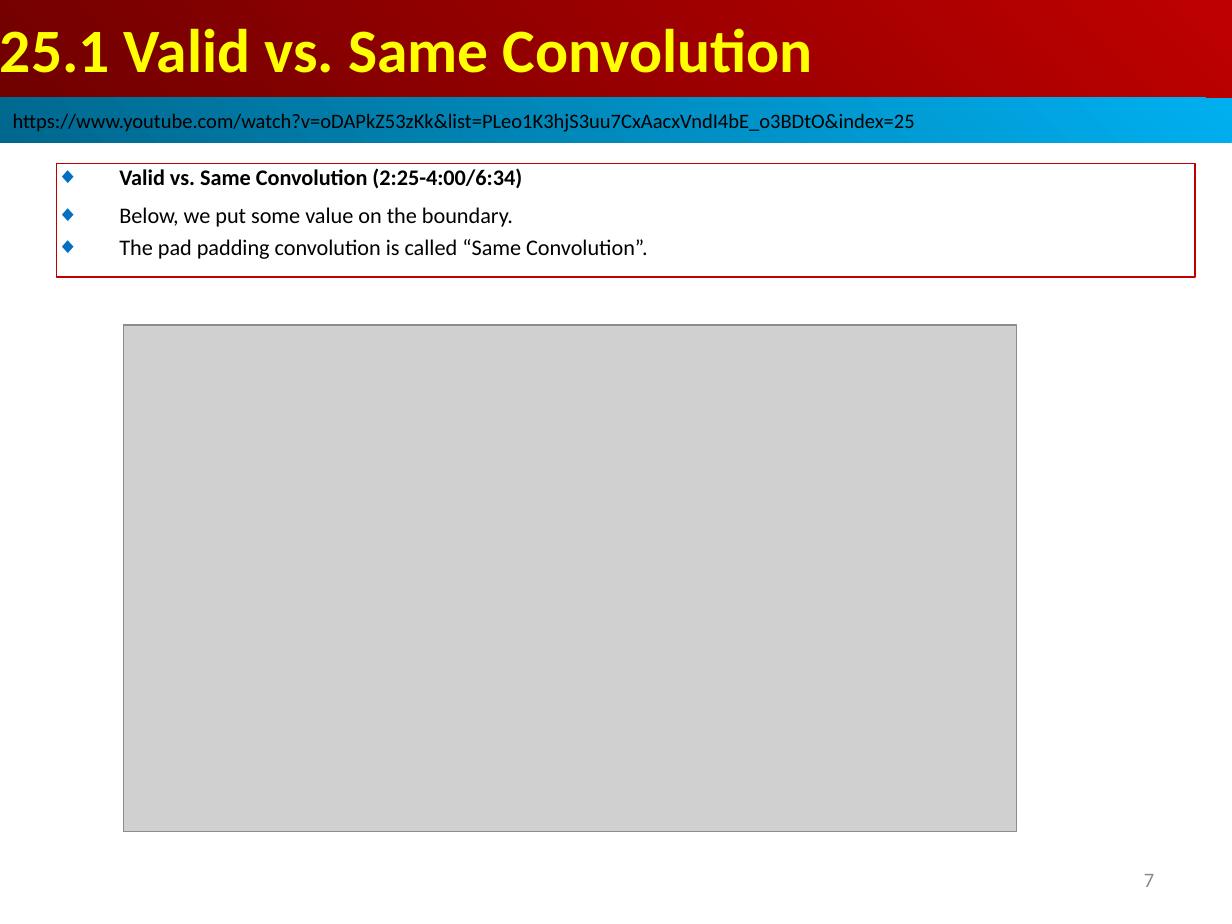
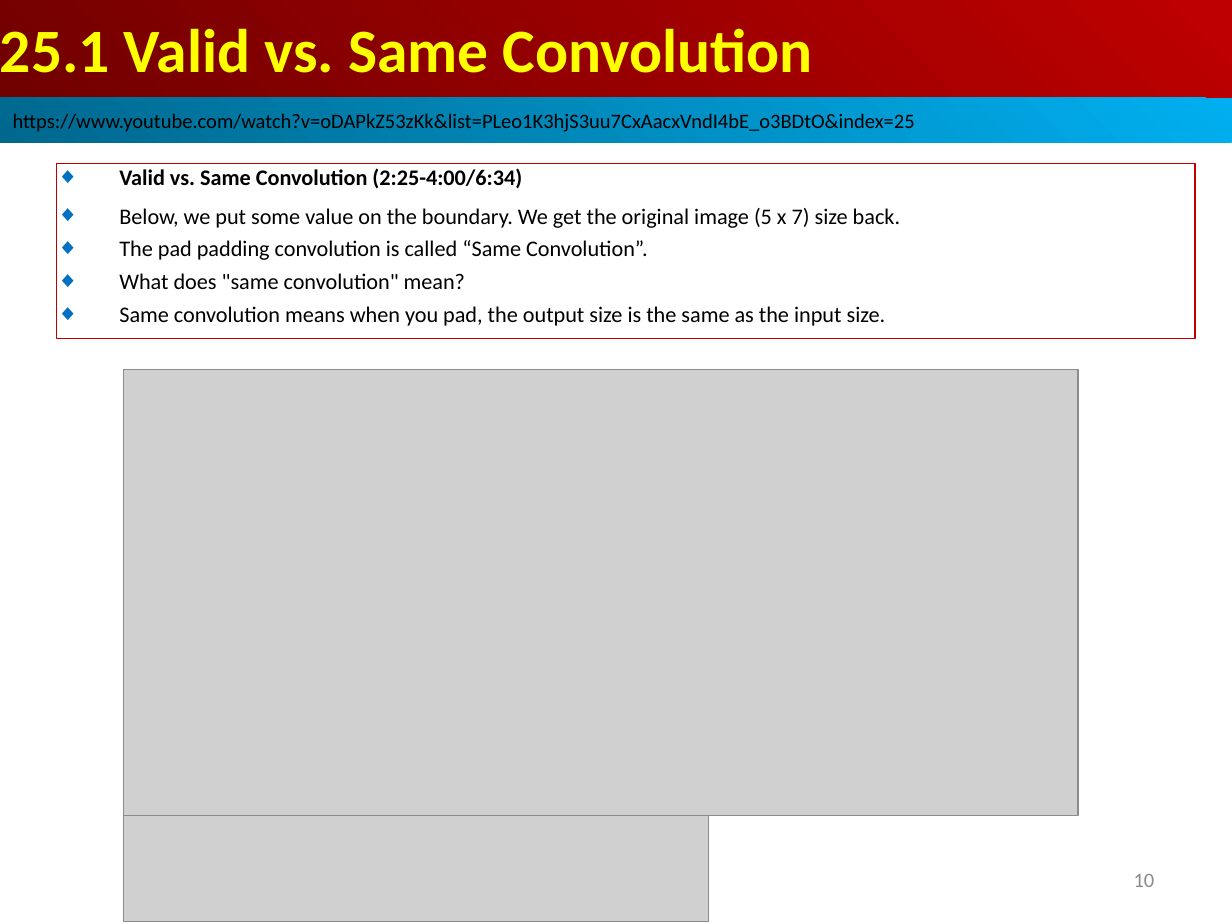
Before and after one commit to peterhchen/AIU_CS512_DL, a slide deck: slide 10 of 000_Lecture_Project/week13/01_Lecture/25_Pad_Stride.ppt (slide 7 before the commit). Drawn at 1232x924 pixels with LibreOffice and Linux fonts; fonts in the diff are those of the drawing; grey boxes stand for pictures. Boxes give left, top, right and bottom in pixels: in the first picture for what was removed or moved away, otherwise in the second. Text is boxed around its words. In the diff, an @@ line names an element or a change of style, - is before the commit and + after.

```diff
--- a/000_Lecture_Project/week13/01_Lecture/25_Pad_Stride.ppt
+++ b/000_Lecture_Project/week13/01_Lecture/25_Pad_Stride.ppt
@@ rectangle "Valid vs. Same Convolution (2:25-4:00/6:34)": place and size @@
-rectangle "Valid vs. Same Convolution (2:25-4:00/6:34)" at box(57, 164, 1195, 277)
+rectangle "Valid vs. Same Convolution (2:25-4:00/6:34)" at box(57, 164, 1195, 339)
@@ text in rectangle at box(119, 208, 900, 228): text changed @@
-◆ Below, we put some value on the boundary.
+◆ Below, we put some value on the boundary. We get the original image (5 x 7) size back.
@@ text in rectangle at box(119, 273, 886, 326): paragraphs added @@
+◆ What does "same convolution" mean?
+◆ Same convolution means when you pad, the output size is the same as the input size.
@@ picture: place and size @@
-picture at box(123, 325, 1016, 832)
+picture at box(123, 370, 1078, 816)
@@ picture added at box(123, 816, 708, 922) @@
@@ page number at box(1134, 874, 1155, 887): text changed @@
-7
+10
```
Also in this commit, not shown: 5 other slides changed, 3 slides added.
